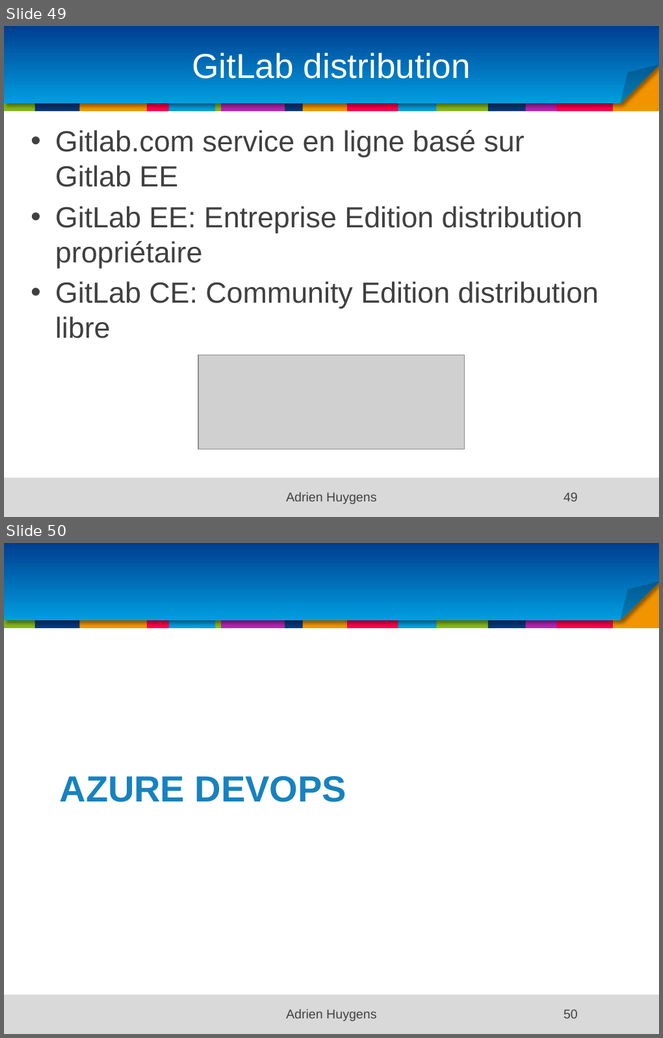
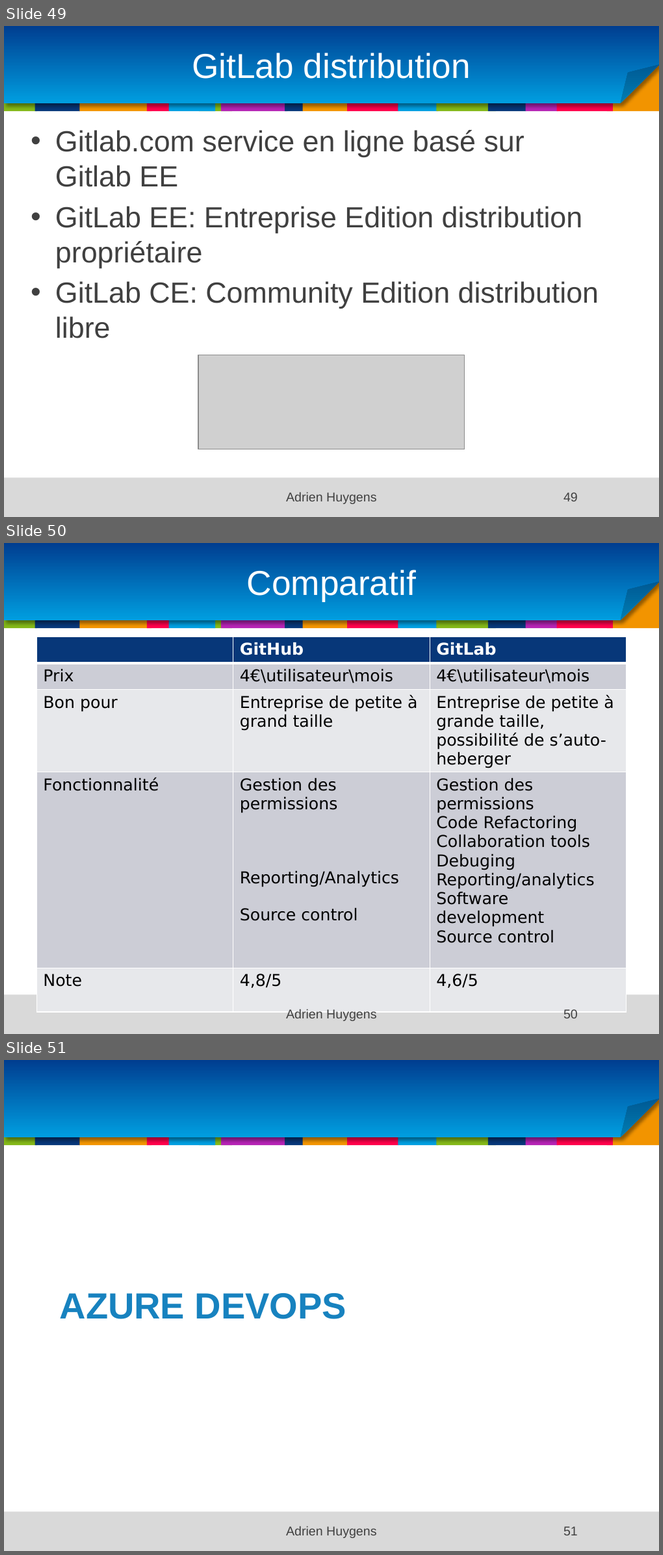
Before and after one commit to samouraii/CoursEntrepriseNumerique, a slide deck: Chapitre1.pptx. Shown one above the other, each under a label of ours: slides 49 and 50 before the commit, slides 49, 50 and 51 after it. The pictures are 663x1038 and 663x1555 pixels, drawn with LibreOffice and Linux fonts; fonts in the diff are those of the drawing; grey boxes stand for pictures; background and template pictures are left out. Boxes give left, top, right and bottom in pixels: in the first picture for what was removed or moved away, otherwise in the second. Text is boxed around its words. In the diff, an @@ line names an element or a change of style, - is before the commit and + after.

```diff
--- a/Chapitre1.pptx
+++ b/Chapitre1.pptx
@@ slide 50 added at bbox=[4, 543, 659, 1034], background #FFFFFF; not listed: 18 template elements that a slide beside it also shows @@
@@ title added at bbox=[247, 570, 416, 601], 38 pt, text #FFFFFF @@
+Comparatif
@@ table added at bbox=[36, 637, 627, 991], 5 rows, 3 columns @@
+ | GitHub | GitLab
+Prix | 4€\utilisateur\mois | 4€\utilisateur\mois
+Bon pour | Entreprise de petite à grand taille | Entreprise de petite à grande taille, possibilité de s’auto-heberger
+Fonctionnalité | Gestion des permissions / Reporting/Analytics / Source control | Gestion des permissions / Code Refactoring / Collaboration tools / Debuging / Reporting/analytics / Software development / Source control
+Note | 4,8/5 | 4,6/5
@@ text added at bbox=[286, 1010, 376, 1021], 14 pt, text #404040 @@
+Adrien Huygens
@@ page number added at bbox=[564, 1010, 578, 1019], 14 pt, text #404040 @@
+50
@@ what was slide 50 is now slide 51 @@
@@ page number at bbox=[564, 1527, 578, 1536]: text changed @@
-50
+51
```
Also in this commit, not shown: 4 slides changed, 28 other slides added.
